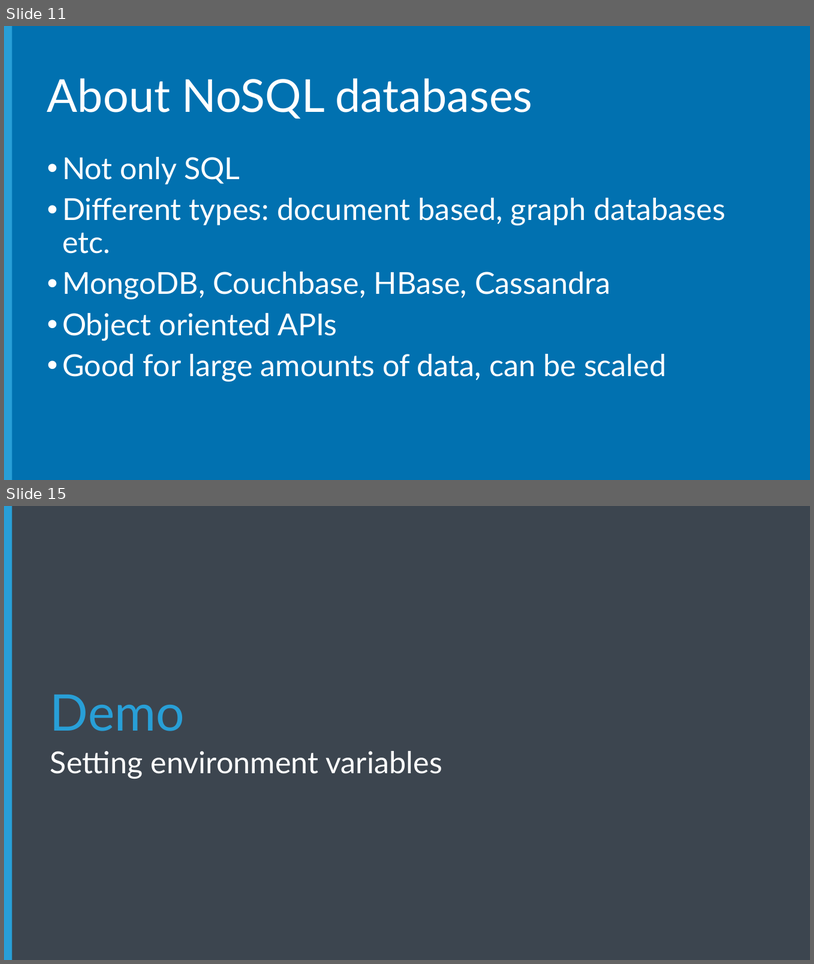
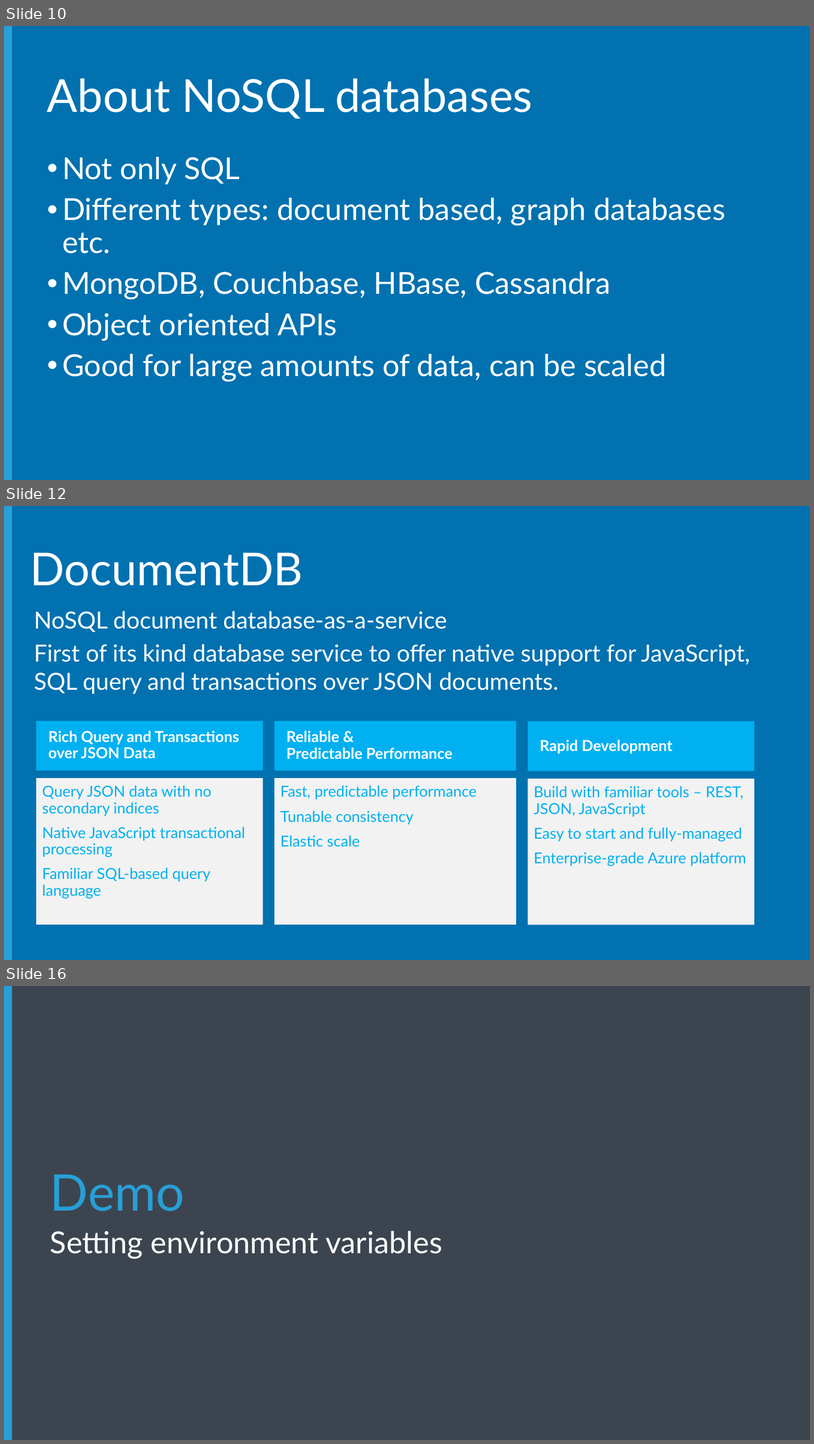
Before and after one commit to Microsoft-Web/NodeCamp, a slide deck: Presentation/BuildingTheBackend/BuildingTheBackend.pptx. Shown one above the other, each under a label of ours: slides 11 and 15 before the commit, slides 10, 12 and 16 after it; the slides between them are not shown. The pictures are 814x964 and 814x1444 pixels, drawn with LibreOffice and Linux fonts; fonts in the diff are those of the drawing; background and template pictures are left out. Boxes give left, top, right and bottom in pixels: in the first picture for what was removed or moved away, otherwise in the second. Text is boxed around its words. In the diff, an @@ line names an element or a change of style, - is before the commit and + after.

```diff
--- a/Presentation/BuildingTheBackend/BuildingTheBackend.pptx
+++ b/Presentation/BuildingTheBackend/BuildingTheBackend.pptx
@@ slide 12 added at box(4, 506, 810, 960), background #0171B0; not listed: 1 template element that a slide beside it also shows @@
@@ title added at box(30, 552, 303, 586), 54 pt, text #FFFFFF @@
+DocumentDB
@@ text added at box(34, 611, 750, 694), 28 pt, text #FFFFFF @@
+NoSQL document database-as-a-service
+First of its kind database service to offer native support for JavaScript, SQL query and transactions over JSON documents.
@@ rectangle added at box(36, 721, 263, 771), fill #00B0F0, 18 pt, text #FFFFFF, bold @@
+Rich Query and Transactions
+over JSON Data
@@ rectangle added at box(275, 721, 516, 771), fill #00B0F0, 18 pt, text #FFFFFF, bold @@
+Reliable &
+Predictable Performance
@@ rectangle added at box(528, 721, 755, 771), fill #00B0F0, 18 pt, text #FFFFFF, bold @@
+Rapid Development
@@ rectangle added at box(36, 778, 263, 924), fill #F2F2F2, 18 pt, text #00B0F0 @@
+Query JSON data with no secondary indices
+Native JavaScript transactional processing
+Familiar SQL-based query language
@@ rectangle added at box(275, 778, 516, 924), fill #F2F2F2, 18 pt, text #00B0F0 @@
+Fast, predictable performance
+Tunable consistency
+Elastic scale
@@ rectangle added at box(528, 778, 755, 924), fill #F2F2F2, 18 pt, text #00B0F0 @@
+Build with familiar tools – REST, JSON, JavaScript
+Easy to start and fully-managed
+Enterprise-grade Azure platform
@@ what was slide 11 is now slide 10 @@
@@ what was slide 15 is now slide 16 @@
```
Also in this commit, not shown: 2 slides changed, 3 other slides added, 1 slide removed, 17 other files.
